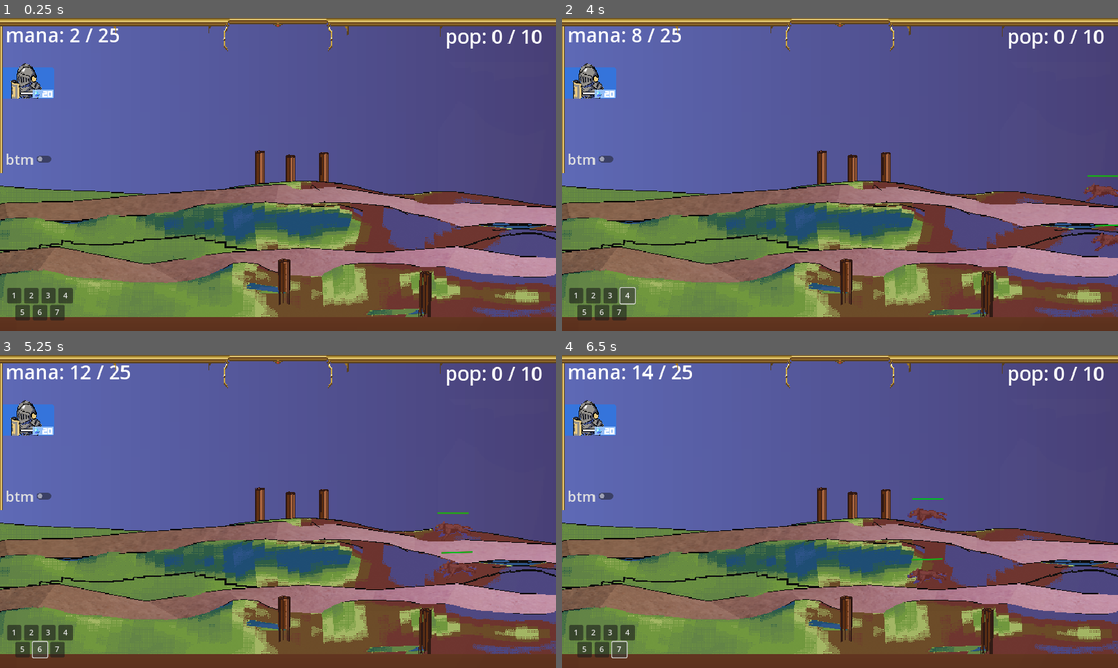
Above: before the commit, frames 1-4 (two rows, left to right).
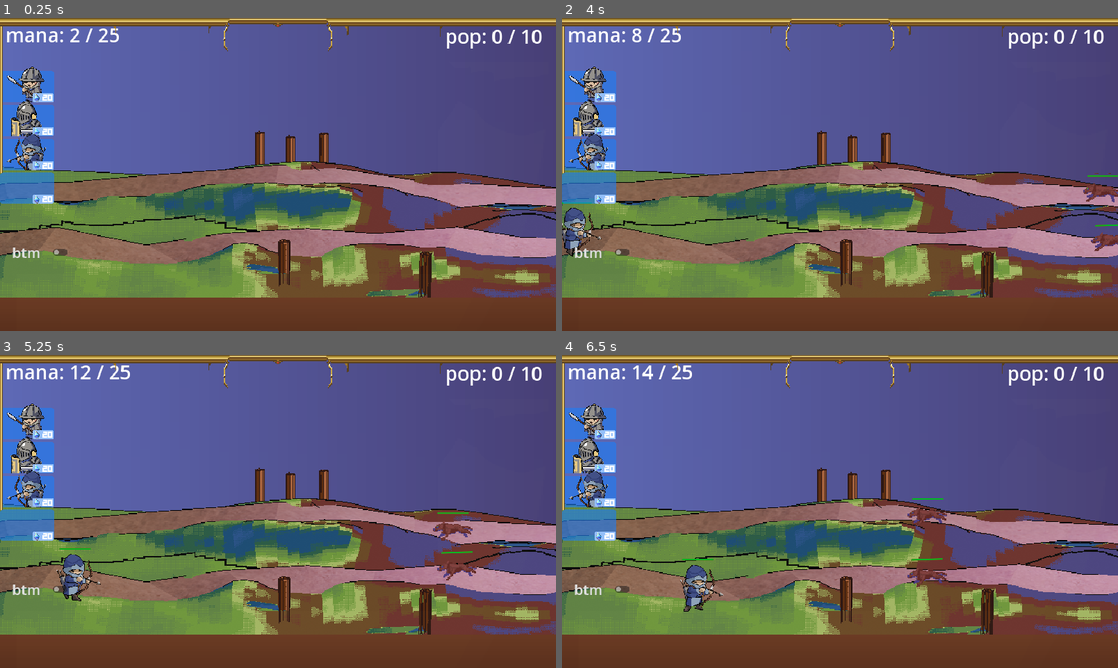
Above: after the commit, the same moments.

Repository: dpcks9677/Project_YEC
Game: Godot game, scene res://scenes/stage/stage_1.tscn
Same seed, same stepped clock (60 frames per second), same inputs: the game is played once before the commit and once after it.
Inputs (mouse positions are in pixels of both pictures, inside the frame that each line leads up to):
- Up to frame 1 (0.25 s): no input
- Up to frame 2 (4 s): click (578, 296) at 0.5 s, where only the run before the commit has a clickable "1"; click (589, 86) at 1.27 s; click (595, 296) at 2 s, where only the run before the commit has a clickable "2"; click (612, 296) at 2.75 s, where only the run before the commit has a clickable "3"; click (628, 296) at 3.5 s, where only the run before the commit has a clickable "4"
- Up to frame 3 (5.25 s): click (22, 649) at 4.25 s, where only the run before the commit has a clickable "5"; click (38, 649) at 5 s, where only the run before the commit has a clickable "6"
- Up to frame 4 (6.5 s): click (617, 649) at 5.75 s, where only the run before the commit has a clickable "7"

The runs differ from the first frame. In frame 1, 39% of the frame differs, in the area x 0-100%, y 14-97%; in frame 2, 38%; in frame 3, 38%; in frame 4, 38%.

Commit message:
unitButton 구현 완료 및 레인 시스템 수정 중
* collision mask가 일치하면 공격 큐에 넣도록 설계 바꾸기

Diff:
--- a/scenes/hud.tscn
+++ b/scenes/hud.tscn
@@ -19,130 +19,33 @@
 [node name="unitSummoner" type="Control" parent="."]
 layout_mode = 3
 anchors_preset = 0
-offset_right = 40.0
-offset_bottom = 40.0
+offset_right = 391.0
+offset_bottom = 408.0
 script = ExtResource("2_72s3t")
 
-[node name="slot_1" type="Button" parent="unitSummoner"]
+[node name="unitButton1" parent="unitSummoner" instance=ExtResource("5_mv6qo")]
 layout_mode = 1
-anchors_preset = 7
-anchor_left = 0.5
-anchor_top = 1.0
-anchor_right = 0.5
-anchor_bottom = 1.0
-offset_left = -5.0
-offset_top = 520.0
-offset_right = 24.0
-offset_bottom = 551.0
-grow_horizontal = 2
-grow_vertical = 0
-size_flags_horizontal = 4
-size_flags_vertical = 0
-text = "1"
+offset_top = 100.0
+offset_right = -278.0
+offset_bottom = -233.0
 
-[node name="slot_2" type="Button" parent="unitSummoner"]
+[node name="unitButton2" parent="unitSummoner" instance=ExtResource("5_mv6qo")]
 layout_mode = 1
-anchors_preset = 7
-anchor_left = 0.5
-anchor_top = 1.0
-anchor_right = 0.5
-anchor_bottom = 1.0
-offset_left = 30.0
-offset_top = 520.0
-offset_right = 60.0
-offset_bottom = 551.0
-grow_horizontal = 2
-grow_vertical = 0
-size_flags_horizontal = 4
-size_flags_vertical = 0
-text = "2
-"
+offset_top = 170.0
+offset_right = -278.0
+offset_bottom = -163.0
 
-[node name="slot_3" type="Button" parent="unitSummoner"]
+[node name="unitButton3" parent="unitSummoner" instance=ExtResource("5_mv6qo")]
 layout_mode = 1
-anchors_preset = 7
-anchor_left = 0.5
-anchor_top = 1.0
-anchor_right = 0.5
-anchor_bottom = 1.0
-offset_left = 66.0
-offset_top = 520.0
-offset_right = 95.0
-offset_bottom = 551.0
-grow_horizontal = 2
-grow_vertical = 0
-size_flags_horizontal = 4
-size_flags_vertical = 0
-text = "3"
+offset_top = 240.0
+offset_right = -278.0
+offset_bottom = -93.0
 
-[node name="slot_4" type="Button" parent="unitSummoner"]
+[node name="unitButton4" parent="unitSummoner" instance=ExtResource("5_mv6qo")]
 layout_mode = 1
-anchors_preset = 7
-anchor_left = 0.5
-anchor_top = 1.0
-anchor_right = 0.5
-anchor_bottom = 1.0
-offset_left = 101.0
-offset_top = 520.0
-offset_right = 131.0
-offset_bottom = 551.0
-grow_horizontal = 2
-grow_vertical = 0
-size_flags_horizontal = 4
-size_flags_vertical = 0
-text = "4
-"
-
-[node name="slot_5" type="Button" parent="unitSummoner"]
-layout_mode = 1
-anchors_preset = 7
-anchor_left = 0.5
-anchor_top = 1.0
-anchor_right = 0.5
-anchor_bottom = 1.0
-offset_left = 12.0
-offset_top = 555.0
-offset_right = 42.0
-offset_bottom = 586.0
-grow_horizontal = 2
-grow_vertical = 0
-size_flags_horizontal = 4
-size_flags_vertical = 0
-text = "5"
-
-[node name="slot_6" type="Button" parent="unitSummoner"]
-layout_mode = 1
-anchors_preset = 7
-anchor_left = 0.5
-anchor_top = 1.0
-anchor_right = 0.5
-anchor_bottom = 1.0
-offset_left = 48.0
-offset_top = 555.0
-offset_right = 78.0
-offset_bottom = 586.0
-grow_horizontal = 2
-grow_vertical = 0
-size_flags_horizontal = 4
-size_flags_vertical = 0
-text = "6"
-
-[node name="slot_7" type="Button" parent="unitSummoner"]
-layout_mode = 1
-anchors_preset = 7
-anchor_left = 0.5
-anchor_top = 1.0
-anchor_right = 0.5
-anchor_bottom = 1.0
-offset_left = 84.0
-offset_top = 555.0
-offset_right = 114.0
-offset_bottom = 586.0
-grow_horizontal = 2
-grow_vertical = 0
-size_flags_horizontal = 4
-size_flags_vertical = 0
-text = "7"
+offset_top = 310.0
+offset_right = -278.0
+offset_bottom = -23.0
 
 [node name="manaUI" type="Control" parent="."]
 layout_mode = 3
@@ -185,23 +88,16 @@
 
 [node name="laneSelector" type="CheckButton" parent="laneUI"]
 layout_mode = 0
-offset_left = 5.0
-offset_top = 257.0
-offset_right = 102.0
-offset_bottom = 327.0
+offset_top = 450.0
+offset_right = 147.0
+offset_bottom = 520.0
 theme_override_font_sizes/font_size = 30
 text = "button"
 alignment = 1
-
-[node name="unitButton" parent="." instance=ExtResource("5_mv6qo")]
-offset_top = 92.0
-offset_bottom = -481.0
 
 [node name="Ui" type="Sprite2D" parent="."]
 position = Vector2(576, 324)
 scale = Vector2(2.17043, 2.16333)
 texture = ExtResource("6_23gcs")
 
-[connection signal="button_up" from="unitSummoner/slot_1" to="unitSummoner" method="_on_slot_1_button_up"]
-[connection signal="button_up" from="unitSummoner/slot_2" to="unitSummoner" method="_on_slot_2_button_up"]
 [connection signal="toggled" from="laneUI/laneSelector" to="laneUI" method="_on_lane_selector_toggled"]
--- a/scenes/stage/stage_1.tscn
+++ b/scenes/stage/stage_1.tscn
@@ -1,9 +1,10 @@
-[gd_scene load_steps=12 format=3 uid="uid://ocgj24hkyqfm"]
+[gd_scene load_steps=13 format=3 uid="uid://ocgj24hkyqfm"]
 
 [ext_resource type="PackedScene" uid="uid://cgqrwgbhcpkd3" path="res://scenes/hud.tscn" id="1_tghqr"]
 [ext_resource type="PackedScene" uid="uid://bipawj12cbpmb" path="res://system/handler/resourceHandler.tscn" id="2_67fy2"]
 [ext_resource type="Texture2D" uid="uid://rsa1dtif5ngn" path="res://background/stage1.png" id="3_22536"]
 [ext_resource type="Script" path="res://scripts/Camera.gd" id="4_b0td4"]
+[ext_resource type="PackedScene" uid="uid://cv1h8mnftsm3h" path="res://units/ally/archer.tscn" id="5_d2he3"]
 [ext_resource type="PackedScene" uid="uid://dfqtob326lbqu" path="res://units/enemy/wolf.tscn" id="7_bwwob"]
 
 [sub_resource type="Gradient" id="Gradient_vnvry"]
@@ -54,7 +55,6 @@
 texture = SubResource("GradientTexture2D_hpwid")
 
 [node name="background" type="Sprite2D" parent="."]
-position = Vector2(0, 40)
 scale = Vector2(1.7, 1.7)
 texture = ExtResource("3_22536")
 
@@ -65,12 +65,8 @@
 curve = SubResource("Curve2D_6u51i")
 
 [node name="wolf" parent="laneSetter/topLane" instance=ExtResource("7_bwwob")]
-position = Vector2(1129.98, 65.3988)
-rotation = 0.00251445
-progress = 2968.76
-rotates = false
-cubic_interp = false
-loop = false
+position = Vector2(-892.026, 73.6852)
+rotation = 0.000351868
 
 [node name="bottomLane" type="Path2D" parent="laneSetter"]
 position = Vector2(251, -105)
@@ -84,4 +80,7 @@
 cubic_interp = false
 loop = false
 
+[node name="archer" parent="laneSetter/bottomLane" instance=ExtResource("5_d2he3")]
+position = Vector2(-1194, 244)
+
 [node name="resourceHandler" parent="." instance=ExtResource("2_67fy2")]
--- a/scripts/engageComponent.gd
+++ b/scripts/engageComponent.gd
@@ -42,6 +42,11 @@
 		get_parent().progress_ratio = 0.0
 	if unit_tag == "enemy":
 		get_parent().progress_ratio = 1.0
+
+	#collision layer 설정
+	if get_parent().get_parent().get_name() == "bottomLane":
+		get_parent().get_node("hitbox").set_collision_mask_value(1, false)
+		get_parent().get_node("hitbox").set_collision_mask_value(2, true)
 
 func _process(delta):
 	stateSetter(delta)
@@ -96,19 +101,34 @@
 #queue 구현해야 함. target[]에서 enemy 감지시 target에 들어감. target이 빈 리스트가 아니면 engage
 func attack_range_entered(area):
 	if unit_tag == "ally":
-		#사거리에 적이 들어오면 target_queue의 끝에 target ID 삽입
-		if area.get_parent().get_node("engageComponent").unit_tag == "enemy":
-			target_queue.enqueue(area)
+		if area.get_name() == "hitbox":
+			#사거리에 적이 들어오면 target_queue의 끝에 target ID 삽입
+			if area.get_parent().get_node("engageComponent").unit_tag == "enemy":
+				target_queue.enqueue(area)
 
 	elif unit_tag == "enemy":
-		if area.get_parent().get_node("engageComponent").unit_tag == "ally":
-			target_queue.enqueue(area)
+		if area.get_name() == "hitbox":
+			if area.get_parent().get_node("engageComponent").unit_tag == "ally":
+				target_queue.enqueue(area)
 
 #attackRangeComponent에서 시그널을 받아서 동작
 func attack_range_exited(area):
-	await get_parent().get_node("AnimatedSprite2D").animation_finished
+	if unit_tag == "ally":
+		if area.get_name() == "hitbox":
+			#사거리에 적이 들어오면 target_queue의 끝에 target ID 삽입
+			if area.get_parent().get_node("engageComponent").unit_tag == "enemy":
+				pass
+
+	elif unit_tag == "enemy":
+		if area.get_name() == "hitbox":
+			if area.get_parent().get_node("engageComponent").unit_tag == "ally":
+				pass
 
 func checkHealth():
 	if health <= 0:
-		#사망모션 추가 후 사망처리 부드럽게 처리 할 필요가 있음
+		get_parent().get_node("AnimatedSprite2D").play("idle")
+		get_parent().get_node("AnimatedSprite2D").pause()
+		for i in range(16):
+			get_parent().get_node("AnimatedSprite2D").modulate.a -= 16 #천천히 안 사라짐
+		#await get_parent().get_node("AnimatedSprite2D").animation_finished #<- 뭔가 이상 ...
 		get_parent().queue_free()
--- /dev/null
+++ b/scripts/resources/archer.tres
@@ -0,0 +1,13 @@
+[gd_resource type="Resource" script_class="statusResource" load_steps=2 format=3 uid="uid://dotpntd2n5gg2"]
+
+[ext_resource type="Script" path="res://scripts/statusResource.gd" id="1_ud61k"]
+
+[resource]
+script = ExtResource("1_ud61k")
+unit_tag = "ally"
+health = 800
+speed = 1.0
+attack_damage = 100
+attack_type = false
+ads = 3.0
+mana = 20
--- a/scripts/unitButton.gd
+++ b/scripts/unitButton.gd
@@ -1,9 +1,25 @@
 extends Control
+class_name unitButton
 
 @export var unitName : String
+@export var img : Texture2D
+
+func _init():
+	pass
+
+func _enter_tree():
+	if get_name() == str("unitButton1"):
+		unitName = get_parent().slot_1_Unit
+	if get_name() == str("unitButton2"):
+		unitName = get_parent().slot_2_Unit
+	if get_name() == str("unitButton3"):
+		unitName = get_parent().slot_3_Unit
+	if get_name() == str("unitButton4"):
+		unitName = get_parent().slot_4_Unit
 
 func _ready():
-	unitName = "knight"
+	img = load("res://sprites/portrait/" + str(unitName) + ".png")
+	get_node("TextureButton").texture_normal = img
 
 func _on_texture_button_pressed():
 	modulate = Color(0.6, 0.6, 0.6, 1) #색조 변경
--- a/scripts/unitSummoner.gd
+++ b/scripts/unitSummoner.gd
@@ -23,9 +23,13 @@
 #resourceHandler 형식 선언
 @export var rsc : resourceHandler
 
+func _init():
+	#스테이지 진입 전 준비 씬에서 정보를 넘겨받아서 작성해야 함.
+	slot_1_Unit = "spearman"
+	slot_2_Unit = "knight"
+	slot_3_Unit = "archer"
+
 func _ready():
-	#slot_n_unit에 string으로 유닛 이름을 넘겨받아 변수에 저장
-
 	#slot 불러 올 때, 직접 경로를 적지 않고, 데이터를 인계받아서 자리에 맞게 유닛을 매치 할 수 있도록 설계
 	slot_1_Scene = preload("res://units/ally/spearman.tscn")
 	slot_2_Scene = preload("res://units/ally/knight.tscn")
--- /dev/null
+++ b/units/ally/archer.tscn
@@ -0,0 +1,188 @@
+[gd_scene load_steps=27 format=3 uid="uid://cv1h8mnftsm3h"]
+
+[ext_resource type="Texture2D" uid="uid://bqbxxbusi3ngs" path="res://sprites/ally/archer.png" id="1_bdxdh"]
+[ext_resource type="PackedScene" uid="uid://dogk36a235tnw" path="res://system/components/engage_component.tscn" id="2_0vocf"]
+[ext_resource type="PackedScene" uid="uid://camdjwn2n8x8g" path="res://system/components/healthbar_component.tscn" id="3_1csq0"]
+[ext_resource type="PackedScene" uid="uid://cmsj0fjsp6eoh" path="res://system/components/attack_range_component.tscn" id="3_c6xjk"]
+[ext_resource type="Resource" uid="uid://dotpntd2n5gg2" path="res://scripts/resources/archer.tres" id="3_xidl8"]
+
+[sub_resource type="AtlasTexture" id="AtlasTexture_q2nes"]
+atlas = ExtResource("1_bdxdh")
+region = Rect2(0, 256, 128, 128)
+
+[sub_resource type="AtlasTexture" id="AtlasTexture_uhvu3"]
+atlas = ExtResource("1_bdxdh")
+region = Rect2(128, 256, 128, 128)
+
+[sub_resource type="AtlasTexture" id="AtlasTexture_v030v"]
+atlas = ExtResource("1_bdxdh")
+region = Rect2(256, 256, 128, 128)
+
+[sub_resource type="AtlasTexture" id="AtlasTexture_sq0jr"]
+atlas = ExtResource("1_bdxdh")
+region = Rect2(384, 256, 128, 128)
+
+[sub_resource type="AtlasTexture" id="AtlasTexture_w2yxf"]
+atlas = ExtResource("1_bdxdh")
+region = Rect2(512, 256, 128, 128)
+
+[sub_resource type="AtlasTexture" id="AtlasTexture_4iycu"]
+atlas = ExtResource("1_bdxdh")
+region = Rect2(640, 256, 128, 128)
+
+[sub_resource type="AtlasTexture" id="AtlasTexture_wfaio"]
+atlas = ExtResource("1_bdxdh")
+region = Rect2(768, 256, 128, 128)
+
+[sub_resource type="AtlasTexture" id="AtlasTexture_pwvtm"]
+atlas = ExtResource("1_bdxdh")
+region = Rect2(896, 256, 128, 128)
+
+[sub_resource type="AtlasTexture" id="AtlasTexture_hf7he"]
+atlas = ExtResource("1_bdxdh")
+region = Rect2(1024, 256, 128, 128)
+
+[sub_resource type="AtlasTexture" id="AtlasTexture_1f0c0"]
+atlas = ExtResource("1_bdxdh")
+region = Rect2(1152, 256, 128, 128)
+
+[sub_resource type="AtlasTexture" id="AtlasTexture_q0e6h"]
+atlas = ExtResource("1_bdxdh")
+region = Rect2(0, 0, 128, 128)
+
+[sub_resource type="AtlasTexture" id="AtlasTexture_u8k3o"]
+atlas = ExtResource("1_bdxdh")
+region = Rect2(128, 0, 128, 128)
+
+[sub_resource type="AtlasTexture" id="AtlasTexture_jy3f0"]
+atlas = ExtResource("1_bdxdh")
+region = Rect2(256, 0, 128, 128)
+
+[sub_resource type="AtlasTexture" id="AtlasTexture_rqe2t"]
+atlas = ExtResource("1_bdxdh")
+region = Rect2(384, 0, 128, 128)
+
+[sub_resource type="AtlasTexture" id="AtlasTexture_e48bh"]
+atlas = ExtResource("1_bdxdh")
+region = Rect2(0, 128, 128, 128)
+
+[sub_resource type="AtlasTexture" id="AtlasTexture_61366"]
+atlas = ExtResource("1_bdxdh")
+region = Rect2(128, 128, 128, 128)
+
+[sub_resource type="AtlasTexture" id="AtlasTexture_cvm2v"]
+atlas = ExtResource("1_bdxdh")
+region = Rect2(256, 128, 128, 128)
+
+[sub_resource type="AtlasTexture" id="AtlasTexture_pfi8x"]
+atlas = ExtResource("1_bdxdh")
+region = Rect2(384, 128, 128, 128)
+
+[sub_resource type="SpriteFrames" id="SpriteFrames_exblc"]
+animations = [{
+"frames": [{
+"duration": 1.0,
+"texture": SubResource("AtlasTexture_q2nes")
+}, {
+"duration": 1.0,
+"texture": SubResource("AtlasTexture_uhvu3")
+}, {
+"duration": 1.0,
+"texture": SubResource("AtlasTexture_v030v")
+}, {
+"duration": 1.0,
+"texture": SubResource("AtlasTexture_sq0jr")
+}, {
+"duration": 1.0,
+"texture": SubResource("AtlasTexture_w2yxf")
+}, {
+"duration": 1.0,
+"texture": SubResource("AtlasTexture_4iycu")
+}, {
+"duration": 1.0,
+"texture": SubResource("AtlasTexture_wfaio")
+}, {
+"duration": 1.0,
+"texture": SubResource("AtlasTexture_pwvtm")
+}, {
+"duration": 1.0,
+"texture": SubResource("AtlasTexture_hf7he")
+}, {
+"duration": 1.0,
+"texture": SubResource("AtlasTexture_1f0c0")
+}],
+"loop": false,
+"name": &"attack",
+"speed": 5.0
+}, {
+"frames": [{
+"duration": 1.0,
+"texture": SubResource("AtlasTexture_q0e6h")
+}, {
+"duration": 1.0,
+"texture": SubResource("AtlasTexture_u8k3o")
+}, {
+"duration": 1.0,
+"texture": SubResource("AtlasTexture_jy3f0")
+}, {
+"duration": 1.0,
+"texture": SubResource("AtlasTexture_rqe2t")
+}],
+"loop": true,
+"name": &"idle",
+"speed": 5.0
+}, {
+"frames": [{
+"duration": 1.0,
+"texture": SubResource("AtlasTexture_e48bh")
+}, {
+"duration": 1.0,
+"texture": SubResource("AtlasTexture_61366")
+}, {
+"duration": 1.0,
+"texture": SubResource("AtlasTexture_cvm2v")
+}, {
+"duration": 1.0,
+"texture": SubResource("AtlasTexture_pfi8x")
+}],
+"loop": true,
+"name": &"walk",
+"speed": 5.0
+}]
+
+[sub_resource type="RectangleShape2D" id="RectangleShape2D_qmhj5"]
+size = Vector2(94, 101)
+
+[sub_resource type="RectangleShape2D" id="RectangleShape2D_6rxks"]
+size = Vector2(368, 207)
+
+[node name="archer" type="PathFollow2D"]
+
+[node name="AnimatedSprite2D" type="AnimatedSprite2D" parent="."]
+sprite_frames = SubResource("SpriteFrames_exblc")
+animation = &"idle"
+flip_h = true
+
+[node name="engageComponent" parent="." instance=ExtResource("2_0vocf")]
+_status = ExtResource("3_xidl8")
+
+[node name="hitbox" type="Area2D" parent="."]
+
+[node name="CollisionShape2D" type="CollisionShape2D" parent="hitbox"]
+position = Vector2(-6, 0.5)
+shape = SubResource("RectangleShape2D_qmhj5")
+
+[node name="attackRangeComponent" parent="." node_paths=PackedStringArray("engage_Component") instance=ExtResource("3_c6xjk")]
+engage_Component = NodePath("../engageComponent")
+
+[node name="CollisionShape2D" type="CollisionShape2D" parent="attackRangeComponent"]
+position = Vector2(131, -52.5)
+shape = SubResource("RectangleShape2D_6rxks")
+debug_color = Color(0.862745, 0.360784, 0, 0.419608)
+
+[node name="HealthBarComponent" parent="." node_paths=PackedStringArray("engage_Component") instance=ExtResource("3_1csq0")]
+offset_left = -44.0
+offset_top = -60.0
+offset_right = -44.0
+offset_bottom = -60.0
+engage_Component = NodePath("../engageComponent")
--- a/units/ally/knight.tscn
+++ b/units/ally/knight.tscn
@@ -149,7 +149,7 @@
 [node name="CollisionShape2D" type="CollisionShape2D" parent="attackRangeComponent"]
 position = Vector2(37, 3.75)
 shape = SubResource("RectangleShape2D_fltbt")
-debug_color = Color(0.811765, 0.411765, 0, 0.419608)
+debug_color = Color(0.862745, 0.360784, 0, 0.419608)
 
 [node name="HealthBarComponent" parent="." node_paths=PackedStringArray("engage_Component") instance=ExtResource("5_3ich1")]
 offset_left = -33.0
